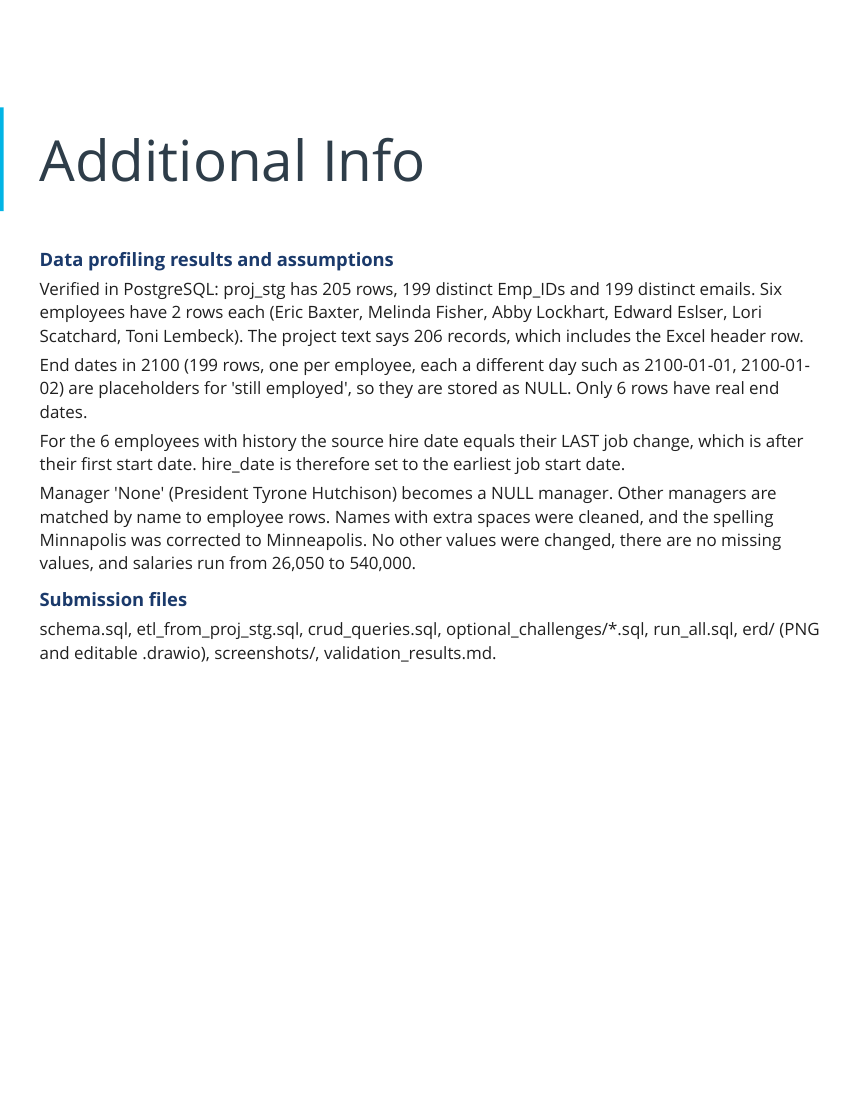
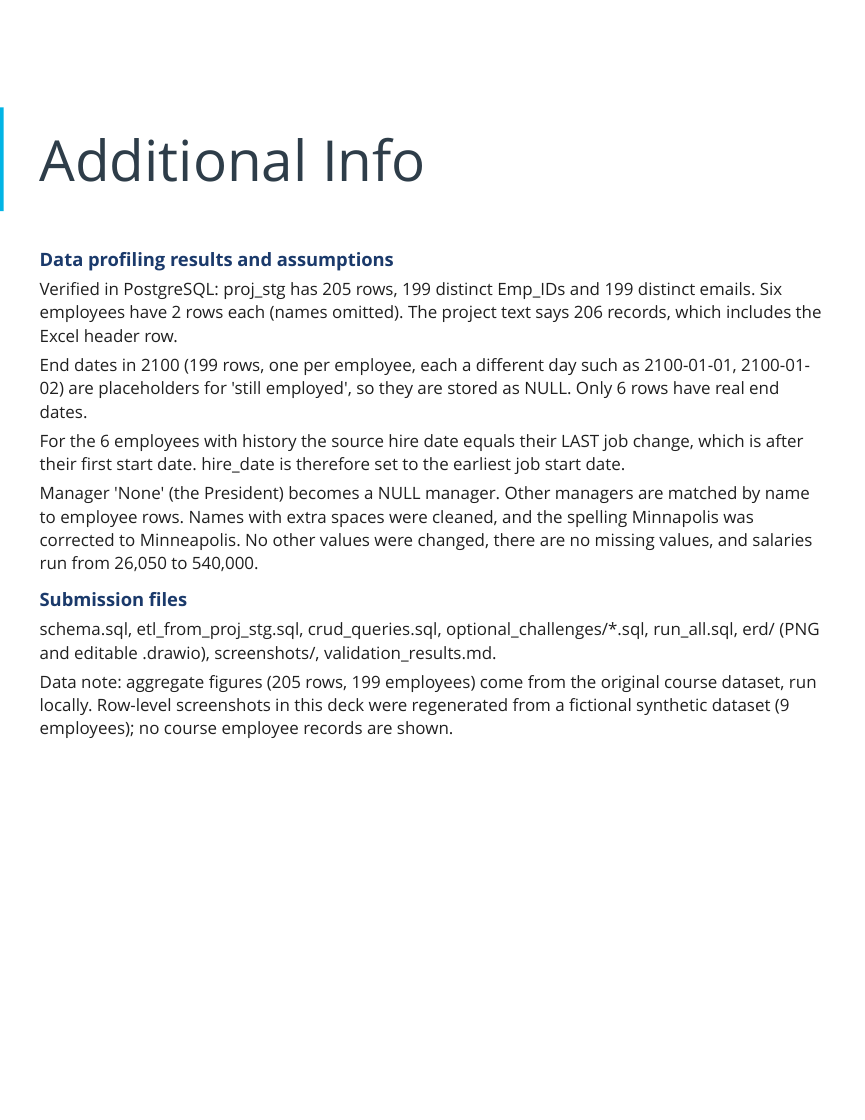
Before and after one commit to adebowalep/hr-database-design, a slide deck: slide 29 of docs/presentation/Tech_ABC_Corp_HR_Database.pptx. Drawn at 865x1120 pixels with LibreOffice and Linux fonts; fonts in the diff are those of the drawing. Boxes give left, top, right and bottom in pixels: in the first picture for what was removed or moved away, otherwise in the second. Text is boxed around its words. In the diff, an @@ line names an element or a change of style, - is before the commit and + after.

```diff
--- a/docs/presentation/Tech_ABC_Corp_HR_Database.pptx
+++ b/docs/presentation/Tech_ABC_Corp_HR_Database.pptx
@@ text at (40,282,822,342): text changed @@
-Verified in PostgreSQL: proj_stg has 205 rows, 199 distinct Emp_IDs and 199 distinct emails. Six employees have 2 rows each (Eric Baxter, Melinda Fisher, Abby Lockhart, Edward Eslser, Lori Scatchard, Toni Lembeck). The project text says 206 records, which includes the Excel header row.
+Verified in PostgreSQL: proj_stg has 205 rows, 199 distinct Emp_IDs and 199 distinct emails. Six employees have 2 rows each (names omitted). The project text says 206 records, which includes the Excel header row.
@@ text at (40,486,812,571): text changed @@
-Manager 'None' (President Tyrone Hutchison) becomes a NULL manager. Other managers are matched by name to employee rows. Names with extra spaces were cleaned, and the spelling Minnapolis was corrected to Minneapolis. No other values were changed, there are no missing values, and salaries run from 26,050 to 540,000.
+Manager 'None' (the President) becomes a NULL manager. Other managers are matched by name to employee rows. Names with extra spaces were cleaned, and the spelling Minnapolis was corrected to Minneapolis. No other values were changed, there are no missing values, and salaries run from 26,050 to 540,000.
@@ text at (40,675,817,738): paragraph added @@
+Data note: aggregate figures (205 rows, 199 employees) come from the original course dataset, run locally. Row-level screenshots in this deck were regenerated from a fictional synthetic dataset (9 employees); no course employee records are shown.
```
Also in this commit, not shown: 8 other slides changed, 27 other files.
